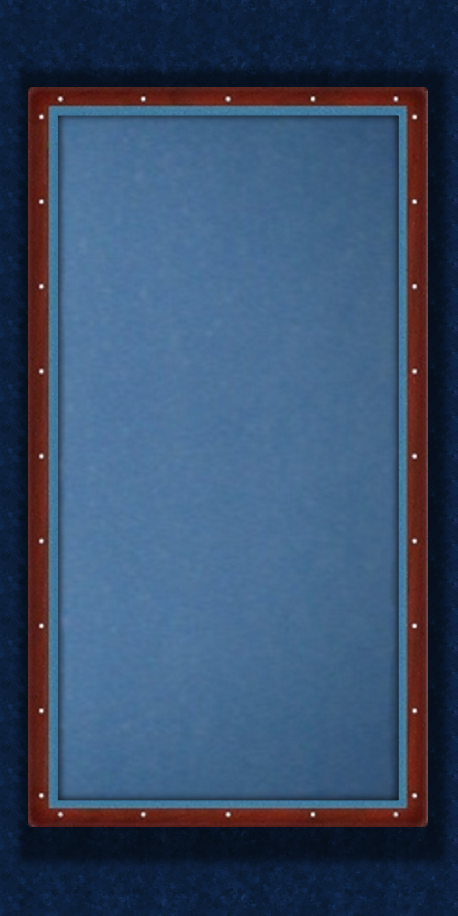
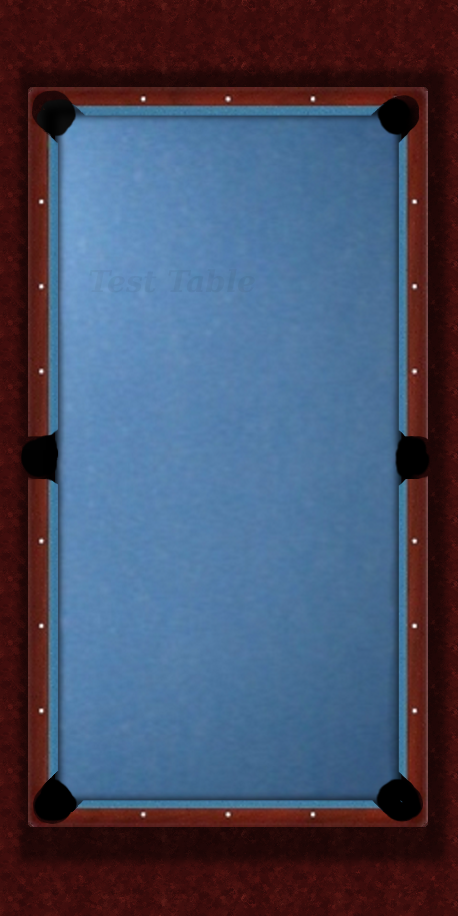
Layer changes from the first 458x916 image to the second:
added layer "Pool Cushions" above "Cushions for 3C" over bbox(28, 87, 428, 827)
renamed "Cushions" to "Cushions for 3C", hid it over bbox(28, 87, 428, 827)
added layer "Test Table" (5%) above "wash" over bbox(89, 269, 255, 293)
painted on "baize" over bbox(21, 98, 430, 821)
painted on "Carpet" over bbox(0, 0, 458, 916)
